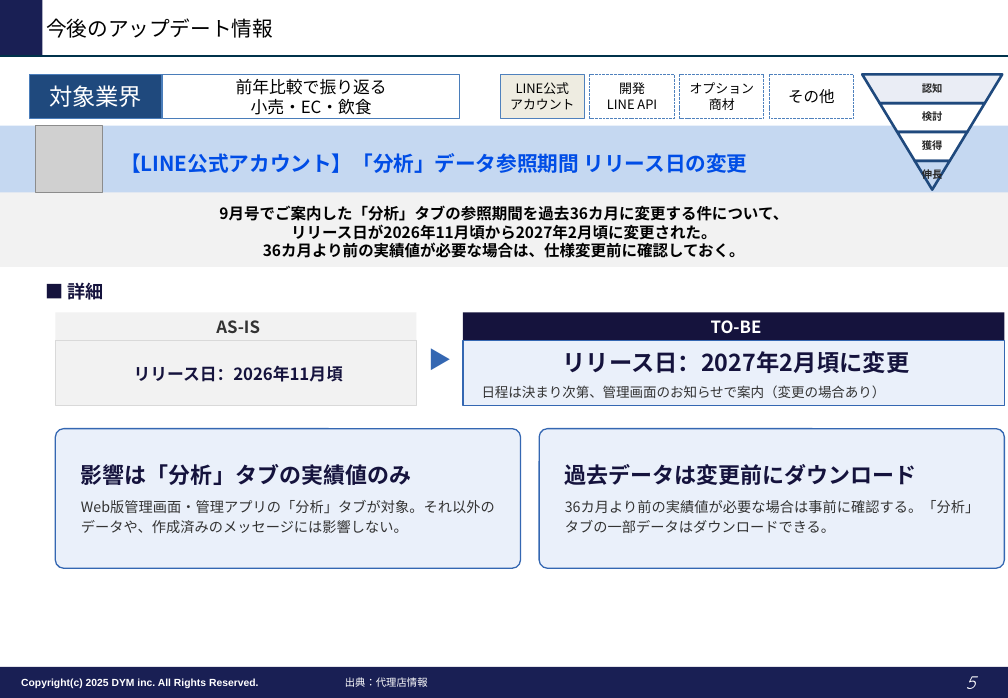
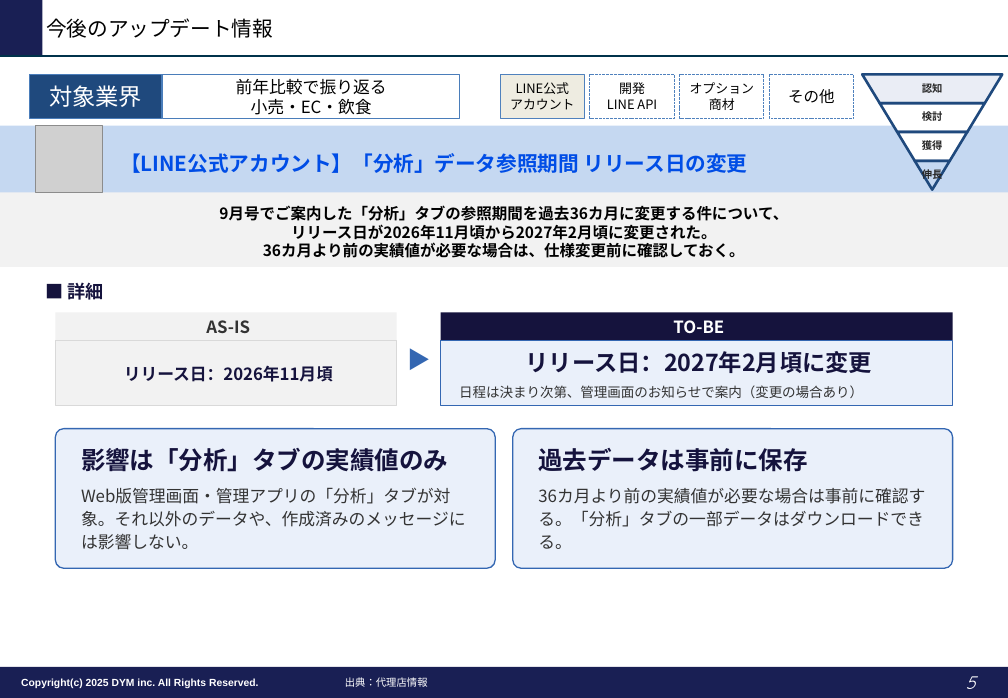
Before and after one commit to tonomura-r-dev/folder, a slide deck: slide 5 of LINEOA媒体最新情報_2026年10月トレンドレポート.pptx. Drawn at 1008x698 pixels with LibreOffice and Linux fonts; fonts in the diff are those of the drawing; grey boxes stand for pictures; background and template pictures are left out. Boxes give left, top, right and bottom in pixels: in the first picture for what was removed or moved away, otherwise in the second. Text is boxed around its words. In the diff, an @@ line names an element or a change of style, - is before the commit and + after.

```diff
--- a/LINEOA媒体最新情報_2026年10月トレンドレポート.pptx
+++ b/LINEOA媒体最新情報_2026年10月トレンドレポート.pptx
@@ rectangle "AS-IS": place and size @@
-rectangle "AS-IS" at (56,313,417,341)
+rectangle "AS-IS" at (56,313,397,341)
@@ text "▶": place and size @@
-text "▶" at (417,313,464,406)
+text "▶" at (396,313,440,406)
@@ rectangle "TO-BE": place and size @@
-rectangle "TO-BE" at (464,313,1005,341)
+rectangle "TO-BE" at (441,313,953,341)
@@ rectangle "リリース日：2026年11月頃": place and size @@
-rectangle "リリース日：2026年11月頃" at (56,341,417,406)
+rectangle "リリース日：2026年11月頃" at (56,341,397,406)
@@ rectangle "リリース日：2027年2月頃に変更": place and size @@
-rectangle "リリース日：2027年2月頃に変更" at (464,341,1005,406)
+rectangle "リリース日：2027年2月頃に変更" at (441,341,953,406)
@@ rounded rectangle "影響は「分析」タブの実績値のみ": place and size @@
-rounded rectangle "影響は「分析」タブの実績値のみ" at (56,429,521,569)
+rounded rectangle "影響は「分析」タブの実績値のみ" at (56,429,496,569)
@@ rounded rectangle "影響は「分析」タブの実績値のみ" at (56,429,496,569): size 17 to 19 pt in "影響は「分析」タブの実績値のみ"; size 11 to 13 pt in "Web版管理画面・管理アプリの「分析」タブが対象。それ以外のデータや、作成済みのメッセージには影響しない。" @@
@@ rounded rectangle "過去データは事前に保存": place and size @@
-rounded rectangle "過去データは事前に保存" at (540,429,1005,569)
+rounded rectangle "過去データは事前に保存" at (513,429,953,569)
@@ text in rounded rectangle at (538,448,807,472): text changed; size 17 to 19 pt @@
-過去データは変更前にダウンロード
+過去データは事前に保存
@@ text in rounded rectangle at (538,510,923,549): size 11 to 13 pt in "36カ月より前の実績値が必要な場合は事前に確認する。「分析」タブの一部データはダウンロードできる。" @@
```
Also in this commit, not shown: 8 other slides changed, 2 other files.
